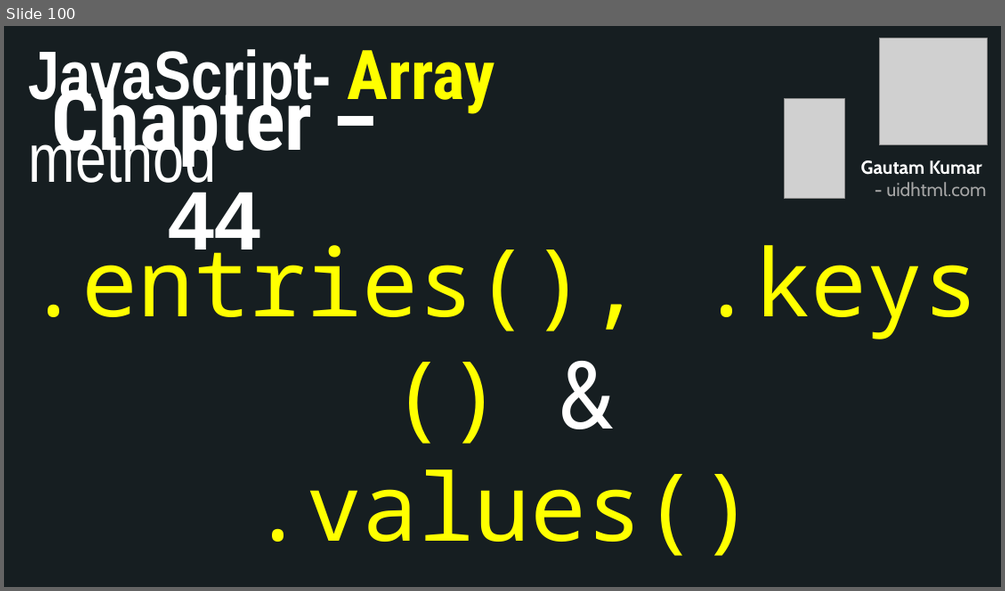
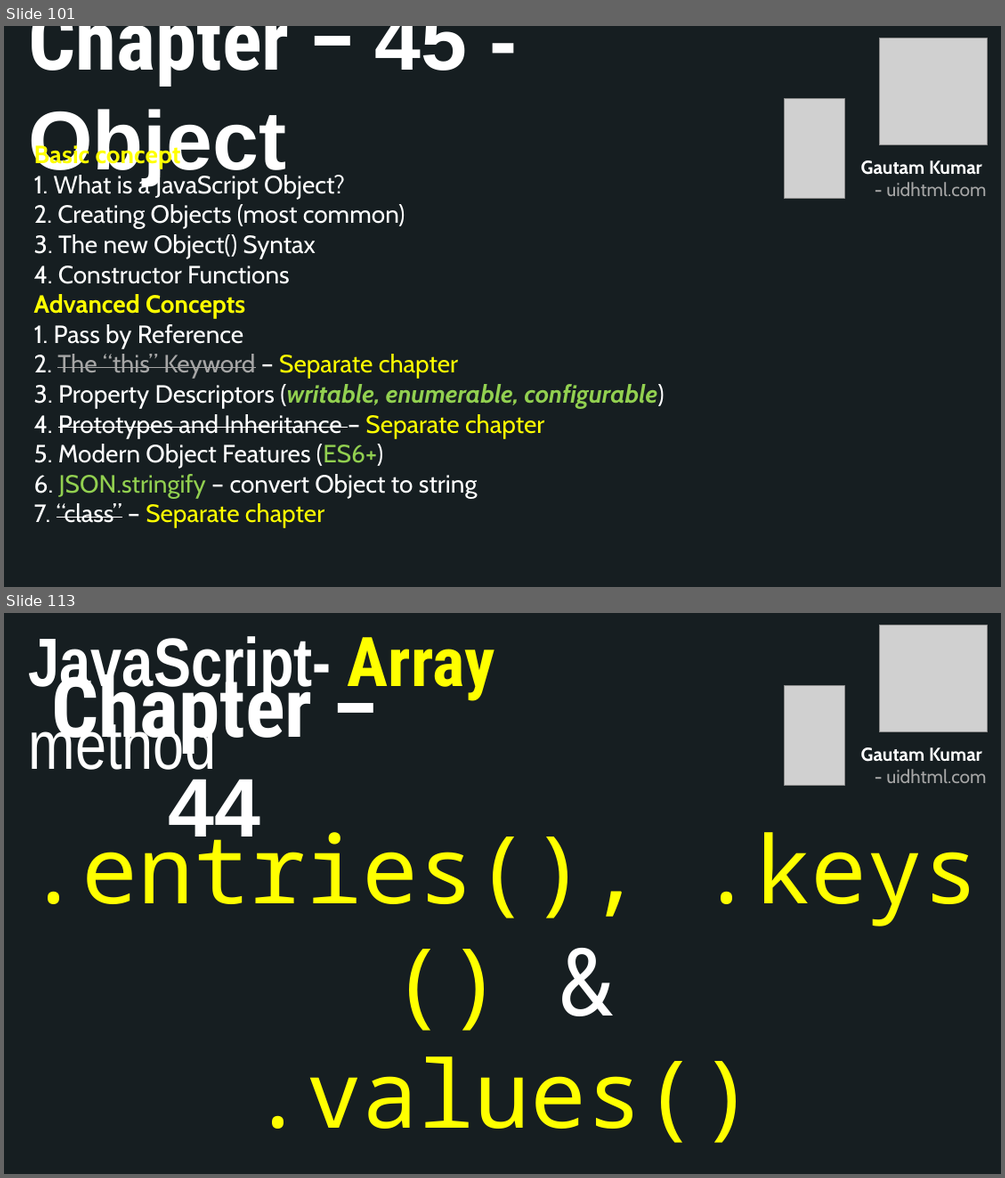
Before and after one commit to uidhtml/javascript-tutorials, a slide deck: Javascript Tutorials.pptx. Shown one above the other, each under a label of ours: slide 100 before the commit, slides 101 and 113 after it; the slides between them are not shown. The pictures are 1005x591 and 1005x1178 pixels, drawn with LibreOffice and Linux fonts; fonts in the diff are those of the drawing; grey boxes stand for pictures. Boxes give left, top, right and bottom in pixels: in the first picture for what was removed or moved away, otherwise in the second. Text is boxed around its words. In the diff, an @@ line names an element or a change of style, - is before the commit and + after.

Commit message:
Added chapter 45

```diff
--- a/Javascript Tutorials.pptx
+++ b/Javascript Tutorials.pptx
@@ slide 101 added at [4,26,1001,587], background #2C3C43; not listed: 10 template elements that a slide beside it also shows @@
@@ rectangle added at [4,26,1001,587], fill #161E22 @@
@@ title added at [28,26,467,184], 80 pt, text #FFFFFF, bold @@
+Chapter – 45 - Object
@@ picture added at [880,38,987,145] @@
@@ picture added at [785,99,844,199] @@
@@ text added at [34,143,664,528], 24 pt, text #FFFFFF @@
+Basic concept
+1. What is a JavaScript Object?
+2. Creating Objects (most common)
+3. The new Object() Syntax
+4. Constructor Functions
+Advanced Concepts
+1. Pass by Reference
+2. The “this” Keyword – Separate chapter
+3. Property Descriptors (writable, enumerable, configurable)
+4. Prototypes and Inheritance – Separate chapter
+5. Modern Object Features (ES6+)
+6. JSON.stringify – convert Object to string
+7. “class” – Separate chapter
@@ text added at [861,160,986,196], 18 pt, text #A6A6A6, bold @@
+Gautam Kumar
+- uidhtml.com
@@ what was slide 100 is now slide 113 @@
```
Also in this commit, not shown: 12 other slides added, 6 other files.
